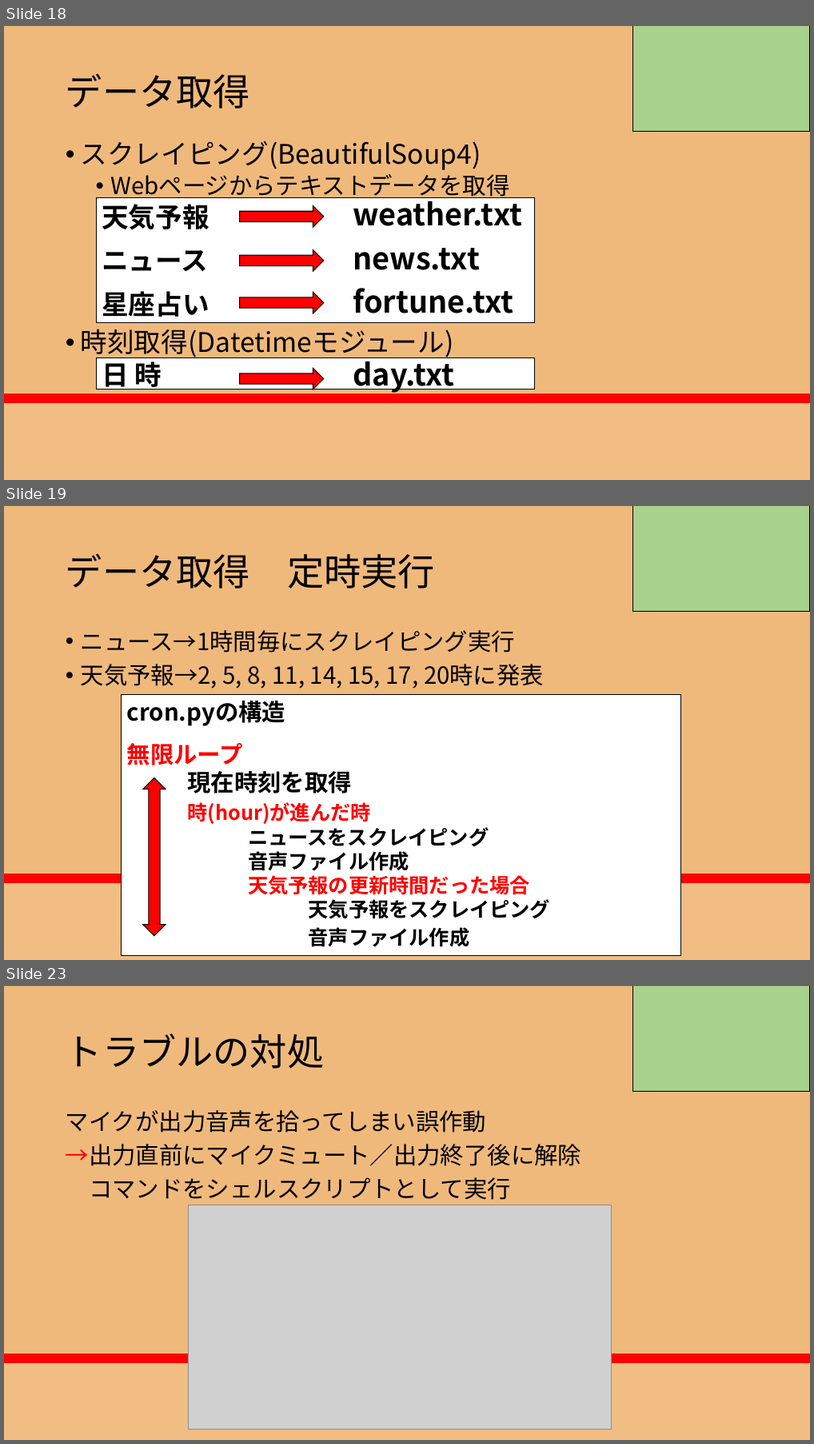
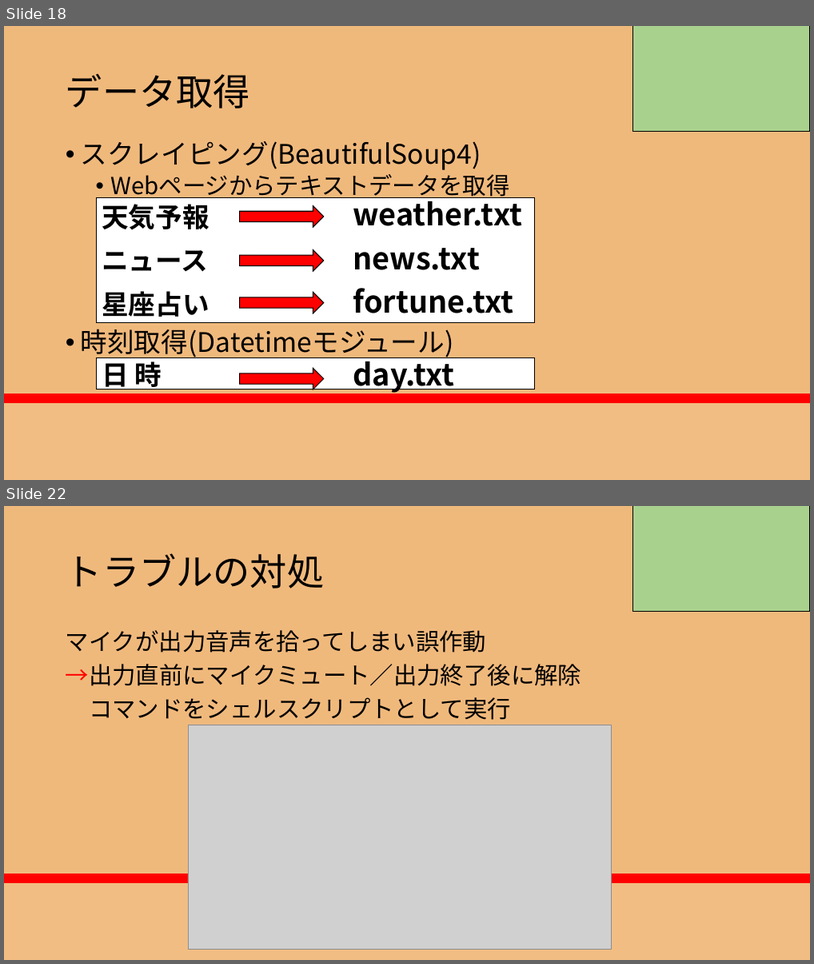
Before and after one commit to RikiishiSuzunosuke/AIspeaker_yosie, a slide deck: presentation/AIスピーカー開発_3_main.pptx. Shown one above the other, each under a label of ours: slides 18, 19 and 23 before the commit, slides 18 and 22 after it; the slides between them are not shown. The pictures are 814x1444 and 814x964 pixels, drawn with LibreOffice and Linux fonts; fonts in the diff are those of the drawing; grey boxes stand for pictures. Boxes give left, top, right and bottom in pixels: in the first picture for what was removed or moved away, otherwise in the second. Text is boxed around its words. In the diff, an @@ line names an element or a change of style, - is before the commit and + after.

```diff
--- a/presentation/AIスピーカー開発_3_main.pptx
+++ b/presentation/AIスピーカー開発_3_main.pptx
@@ slide 19 removed at (x1=4, y1=506, x2=810, y2=960), background gradient #F0B97C to #FF0000 to #F86446 to #F1BD83 @@
@@ rectangle removed at (x1=633, y1=506, x2=810, y2=612) @@
@@ title removed at (x1=66, y1=554, x2=435, y2=588) @@
-データ取得 定時実行
@@ text removed at (x1=81, y1=630, x2=544, y2=688) @@
-• ニュース→1時間毎にスクレイピング実行
-• 天気予報→2, 5, 8, 11, 14, 15, 17, 20時に発表
@@ rectangle removed at (x1=122, y1=694, x2=682, y2=955) @@
-cron.pyの構造
-無限ループ
-現在時刻を取得
-時(hour)が進んだ時
-ニュースをスクレイピング
-音声ファイル作成
-天気予報の更新時間だった場合
-天気予報をスクレイピング
-音声ファイル作成
@@ left right arrow removed at (x1=143, y1=778, x2=166, y2=936) @@
@@ what was slide 23 is now slide 22 @@
```
Also in this commit, not shown: 4 slides changed, 7 other files.
